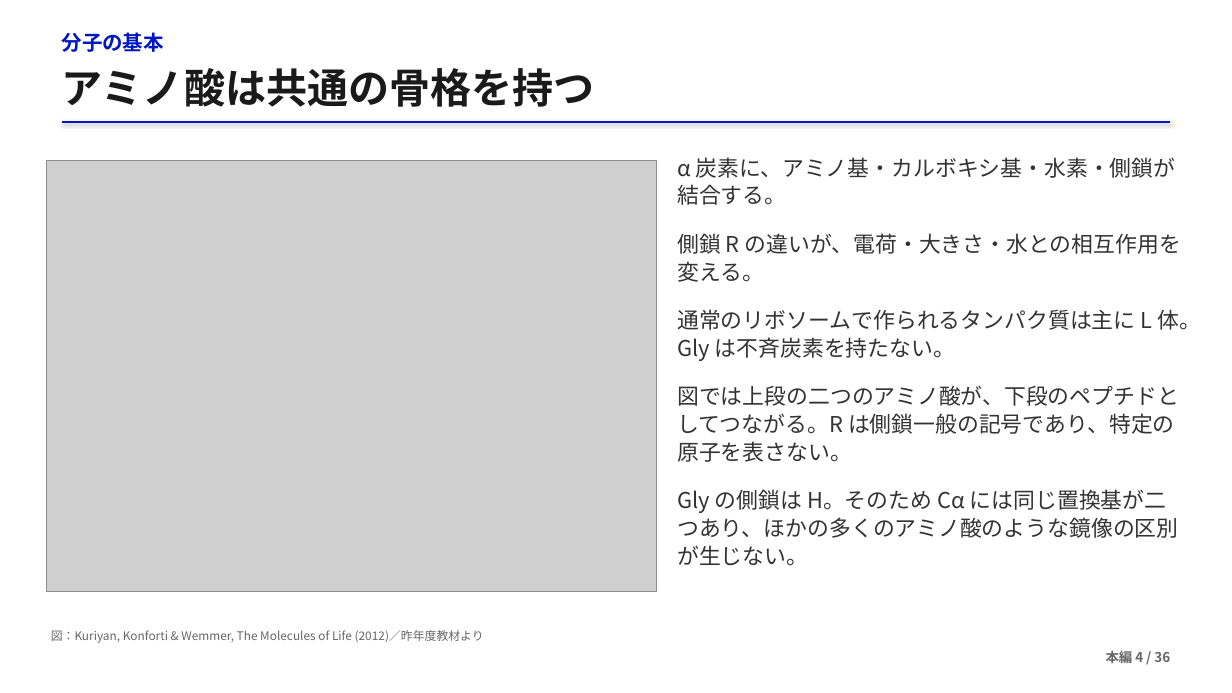
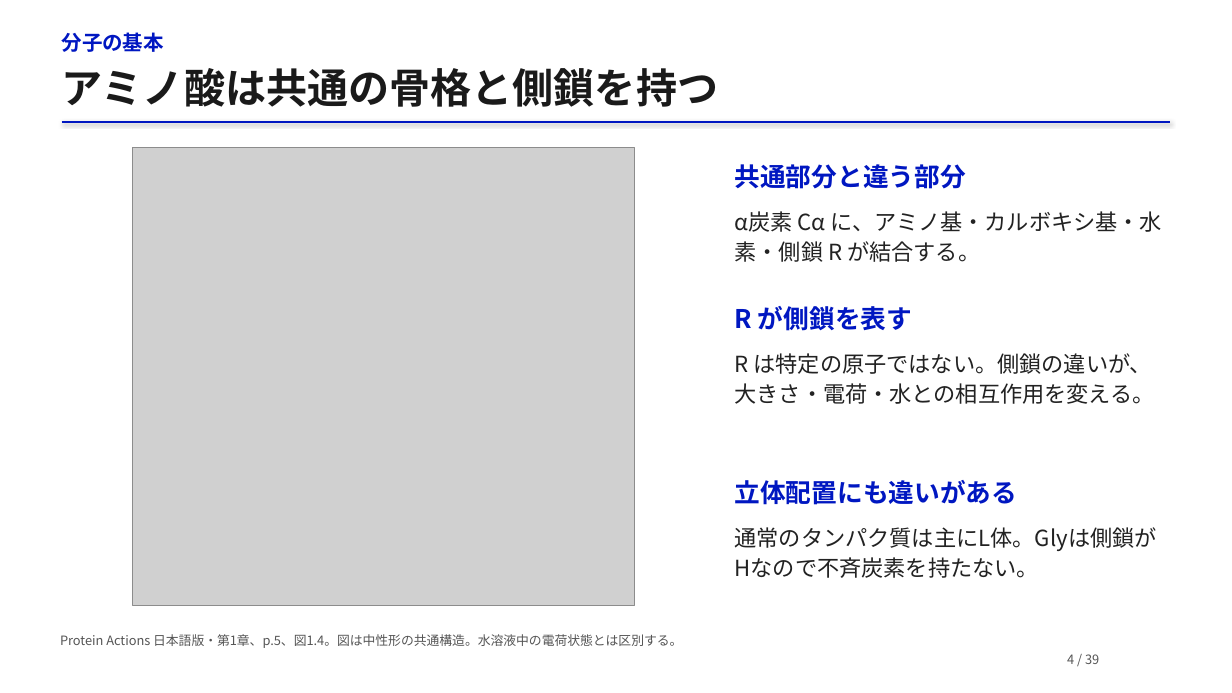
Before and after one commit to matsunagalab/lecture_bioinfo, a slide deck: slide 4 of 03_タンパク質構造の基礎/03_タンパク質構造の基礎.pptx. Drawn at 1232x693 pixels with LibreOffice and Linux fonts; fonts in the diff are those of the drawing; grey boxes stand for pictures. Boxes give left, top, right and bottom in pixels: in the first picture for what was removed or moved away, otherwise in the second. Text is boxed around its words. In the diff, an @@ line names an element or a change of style, - is before the commit and + after.

```diff
--- a/03_タンパク質構造の基礎/03_タンパク質構造の基礎.pptx
+++ b/03_タンパク質構造の基礎/03_タンパク質構造の基礎.pptx
@@ text at (62, 68, 719, 107): text changed @@
-アミノ酸は共通の骨格を持つ
+アミノ酸は共通の骨格と側鎖を持つ
@@ picture: place and size @@
-picture at (46, 161, 656, 592)
+picture at (132, 148, 634, 605)
@@ text added at (735, 164, 966, 189), 20 pt, text #0017C1, bold @@
+共通部分と違う部分
@@ text removed at (677, 233, 1181, 282) @@
-側鎖 R の違いが、電荷・大きさ・水との相互作用を変える。
@@ text at (735, 211, 1162, 262): text changed; size 17 to 17.3 pt; text colour #333333 to #222222 @@
-α 炭素に、アミノ基・カルボキシ基・水素・側鎖が結合する。
+α炭素 Cα に、アミノ基・カルボキシ基・水素・側鎖 R が結合する。
@@ text at (735, 306, 912, 331): text changed; size 17 to 20 pt; text colour #333333 to #0017C1; bold on @@
-通常のリボソームで作られるタンパク質は主に L 体。Gly は不斉炭素を持たない。
+R が側鎖を表す
@@ text at (735, 353, 1155, 404): text changed; size 17 to 17.3 pt; text colour #333333 to #222222 @@
-図では上段の二つのアミノ酸が、下段のペプチドとしてつながる。R は側鎖一般の記号であり、特定の原子を表さない。
+R は特定の原子ではない。側鎖の違いが、大きさ・電荷・水との相互作用を変える。
@@ text at (735, 480, 1018, 505): text changed; size 17 to 20 pt; text colour #333333 to #0017C1; bold on @@
-Gly の側鎖は H。そのため Cα には同じ置換基が二つあり、ほかの多くのアミノ酸のような鏡像の区別が生じない。
+立体配置にも違いがある
@@ text added at (735, 527, 1157, 578), 17.3 pt, text #222222 @@
+通常のタンパク質は主にL体。Glyは側鎖がHなので不斉炭素を持たない。
@@ text removed at (51, 630, 484, 643) @@
-図：Kuriyan, Konforti & Wemmer, The Molecules of Life (2012)／昨年度教材より
@@ text added at (60, 634, 682, 648), 10 pt, text #555555 @@
+Protein Actions 日本語版・第1章、p.5、図1.4。図は中性形の共通構造。水溶液中の電荷状態とは区別する。
@@ text at (1067, 654, 1099, 664): text changed; size 10.5 to 10 pt; text colour #666666 to #555555; bold off @@
-本編 4 / 36
+4 / 39
```
Also in this commit, not shown: 23 other slides changed, 17 slides added, 14 slides removed, 2 other files.
